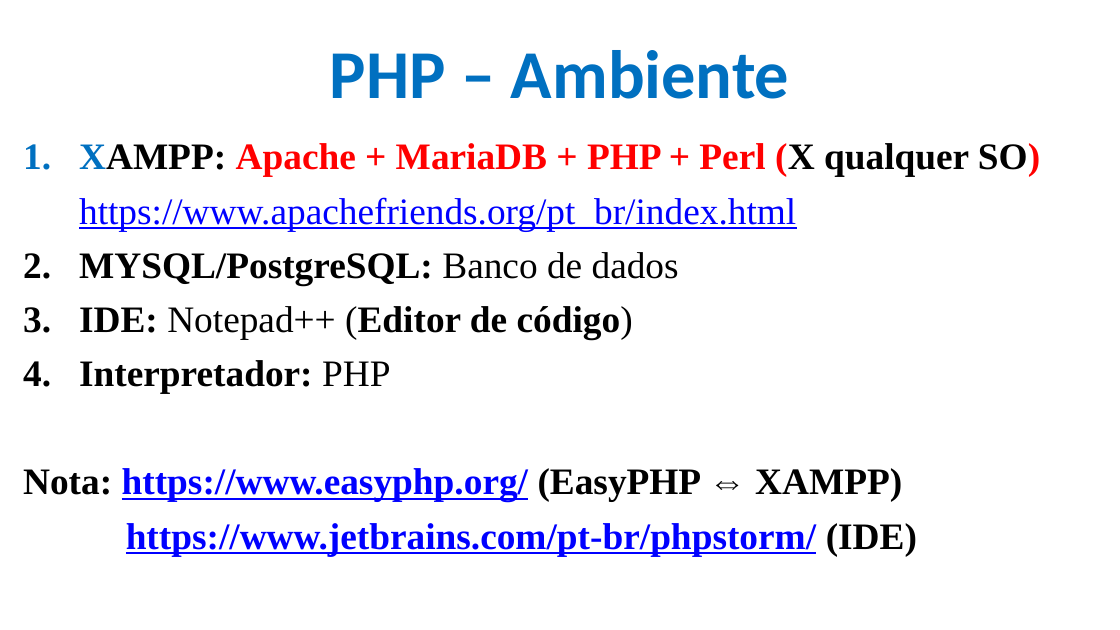
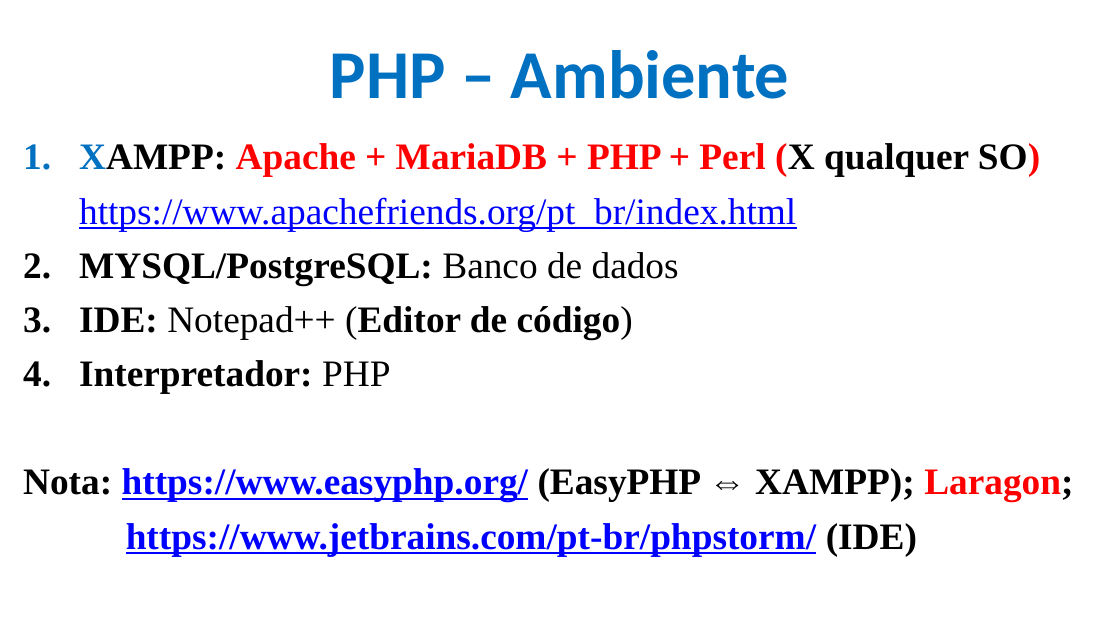
Before and after one commit to CloudEducationBrazil/WydenDesenvolvimentoWebPHP, a slide deck: slide 5 of 01 Classes/Aula 11 e 12 Desenvolvimento Web PHP - PHP.pptx. Drawn at 1120x630 pixels with LibreOffice and Linux fonts; fonts in the diff are those of the drawing; background and template pictures are left out. Boxes give left, top, right and bottom in pixels: in the first picture for what was removed or moved away, otherwise in the second. Text is boxed around its words. In the diff, an @@ line names an element or a change of style, - is before the commit and + after.

```diff
--- a/01 Classes/Aula 11 e 12 Desenvolvimento Web PHP - PHP.pptx
+++ b/01 Classes/Aula 11 e 12 Desenvolvimento Web PHP - PHP.pptx
@@ text at (23, 468, 1073, 502): text changed @@
-Nota: https://www.easyphp.org/ (EasyPHP ⇔ XAMPP)
+Nota: https://www.easyphp.org/ (EasyPHP ⇔ XAMPP); Laragon;
```
Also in this commit, not shown: 7 other slides changed, 8 slides added.
